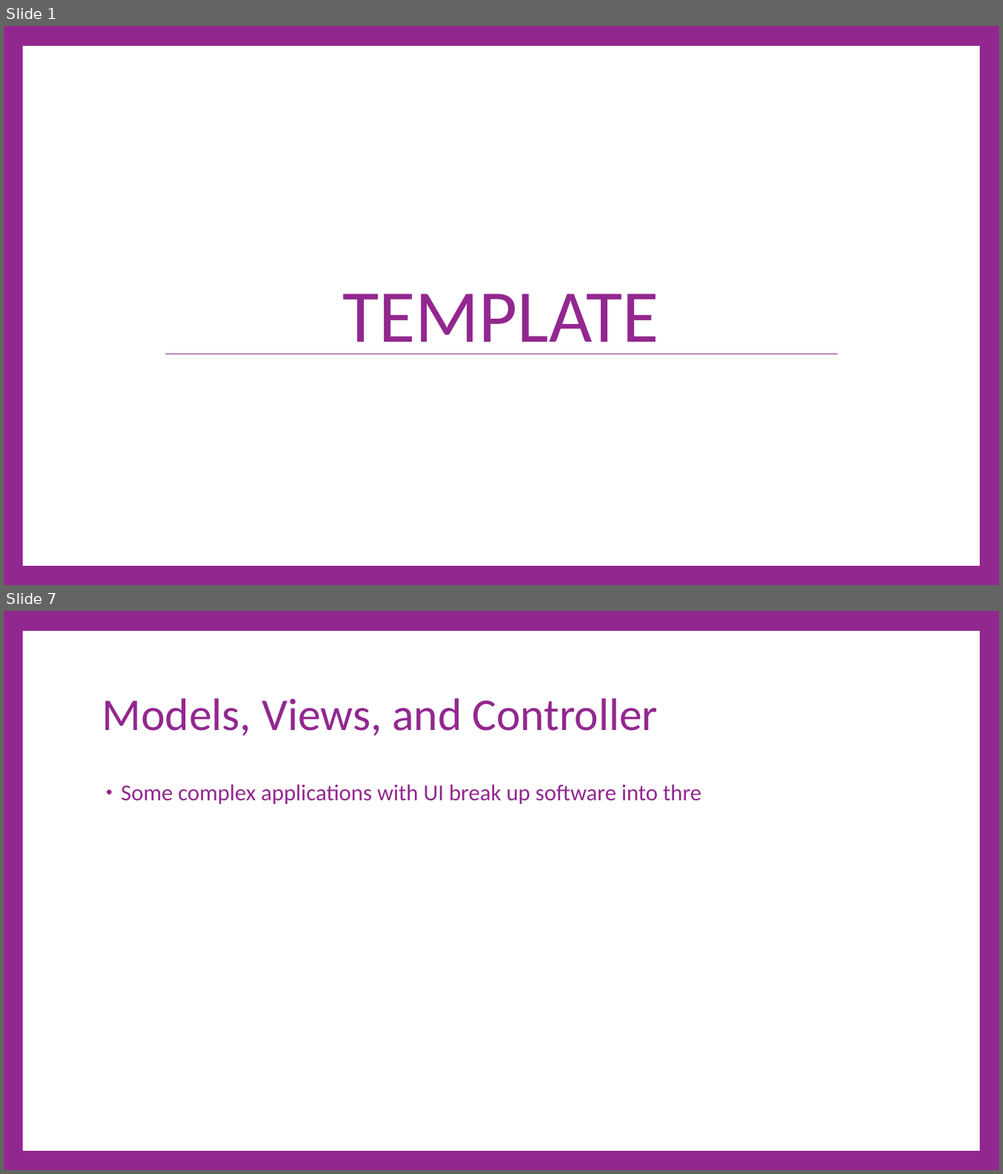
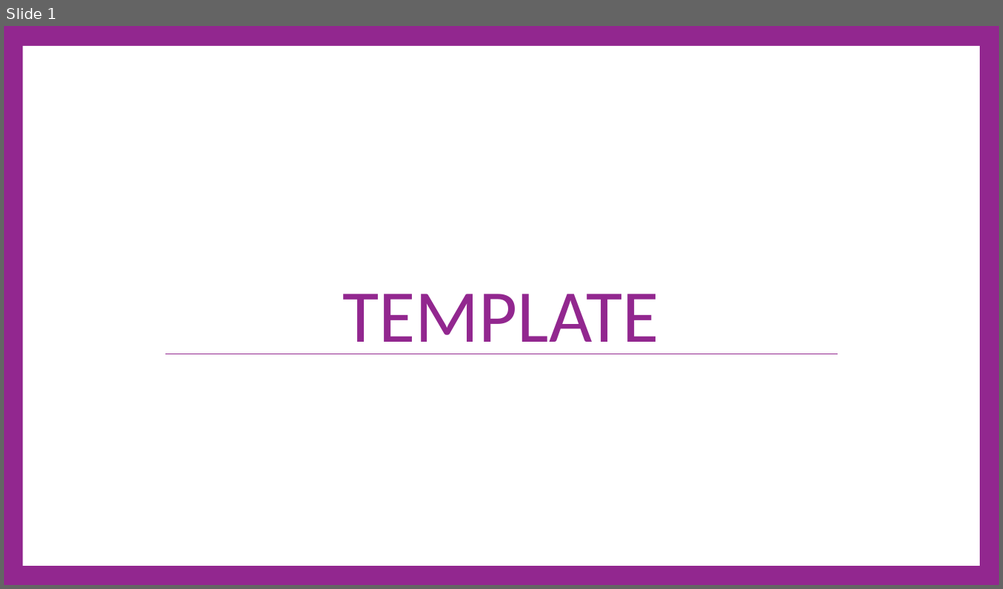
Before and after one commit to cdiggins/cs321, a slide deck: class-notes/wip/cs321-winter-2023-lecture-X.pptx. Shown one above the other, each under a label of ours: slides 1 and 7 before the commit, slide 1 after it; the slides between them are not shown. The pictures are 1003x1174 and 1003x589 pixels, drawn with LibreOffice and Linux fonts; fonts in the diff are those of the drawing. Boxes give left, top, right and bottom in pixels: in the first picture for what was removed or moved away, otherwise in the second. Text is boxed around its words. In the diff, an @@ line names an element or a change of style, - is before the commit and + after.

```diff
--- a/class-notes/wip/cs321-winter-2023-lecture-X.pptx
+++ b/class-notes/wip/cs321-winter-2023-lecture-X.pptx
@@ slide 7 removed at box(4, 611, 999, 1170), background #92278F; not listed: 1 template element that a slide beside it also shows @@
@@ title removed at box(102, 698, 657, 736) @@
-Models, Views, and Controller
@@ text removed at box(121, 784, 701, 804) @@
-• Some complex applications with UI break up software into thre
```
Also in this commit, not shown: 19 other slides removed, 5 other files.
